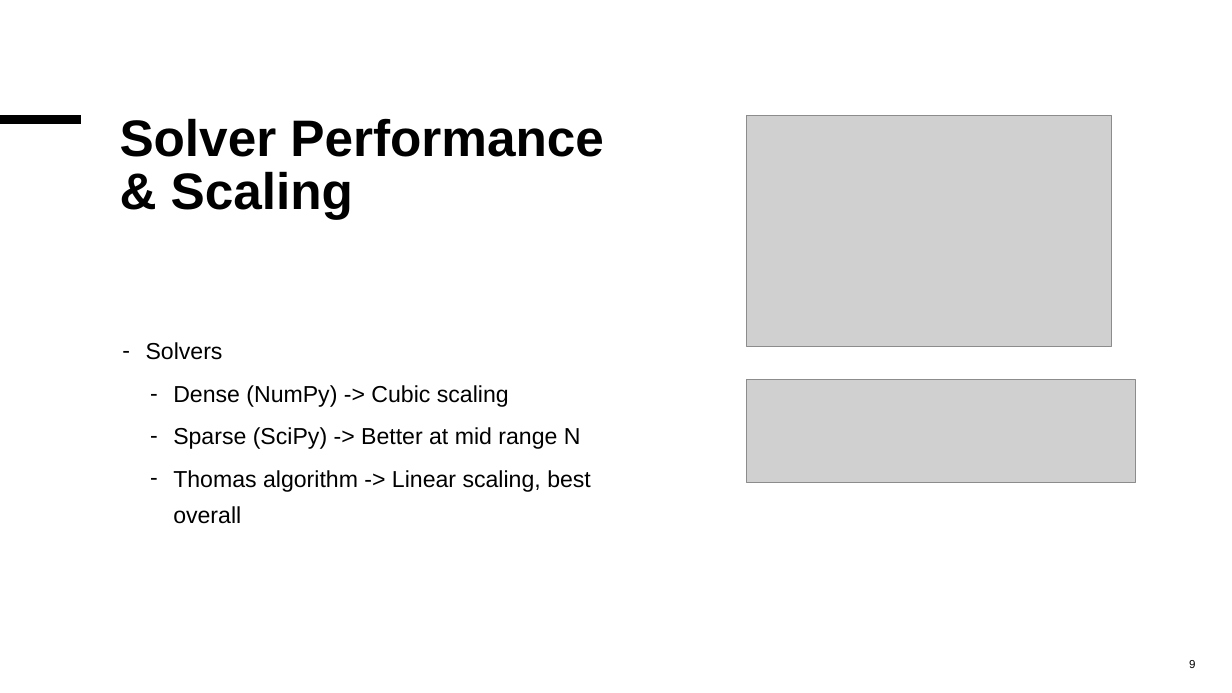
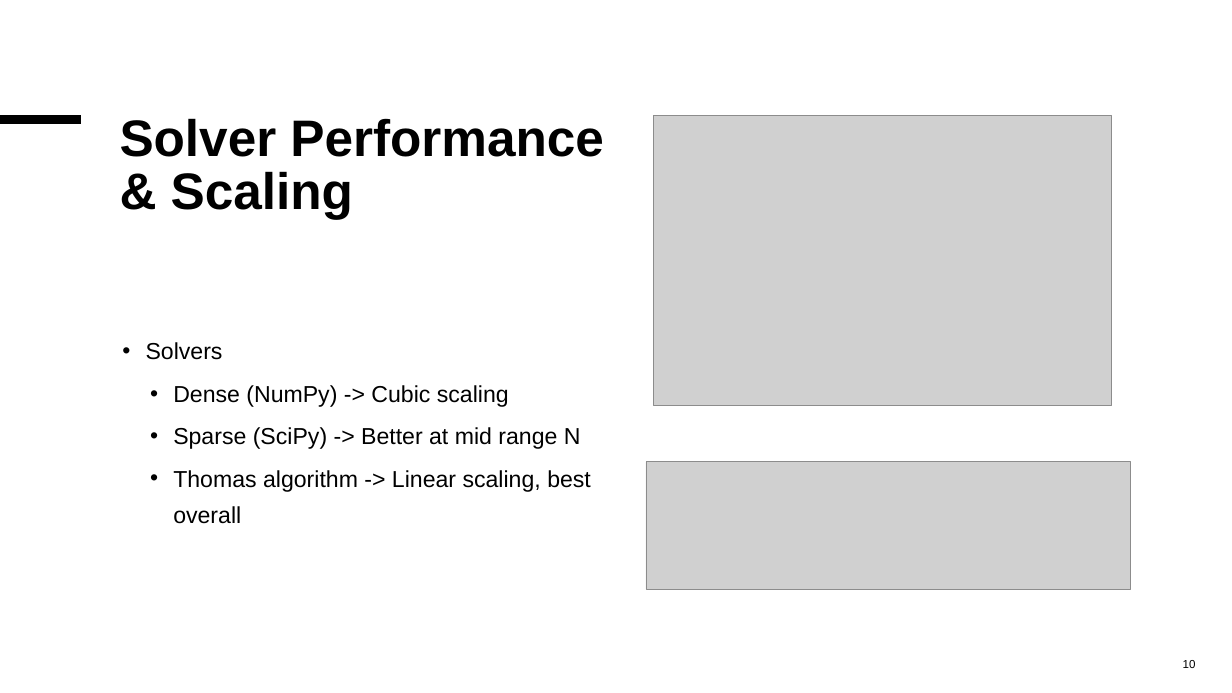
Before and after one commit to MalleBallen/Torgrim-og-Malvin-Gruppeprosjekt, a slide deck: slide 10 of project2/Project 2 Can you hear a reservoir.pptx (slide 9 before the commit). Drawn at 1232x693 pixels with LibreOffice and Linux fonts; fonts in the diff are those of the drawing; grey boxes stand for pictures. Boxes give left, top, right and bottom in pixels: in the first picture for what was removed or moved away, otherwise in the second. Text is boxed around its words. In the diff, an @@ line names an element or a change of style, - is before the commit and + after.

Commit message:
final ppt with added code slides and images

```diff
--- a/project2/Project 2 Can you hear a reservoir.pptx
+++ b/project2/Project 2 Can you hear a reservoir.pptx
@@ picture: place and size @@
-picture at bbox=[747, 116, 1112, 347]
+picture at bbox=[653, 116, 1112, 406]
@@ text "Solvers" at bbox=[146, 342, 591, 524]: bullet - to • @@
@@ picture: place and size @@
-picture at bbox=[747, 380, 1137, 482]
+picture at bbox=[646, 462, 1130, 590]
@@ page number at bbox=[1183, 660, 1196, 668]: text changed @@
-9
+10
```
Also in this commit, not shown: 10 other slides changed, 1 slide added.
